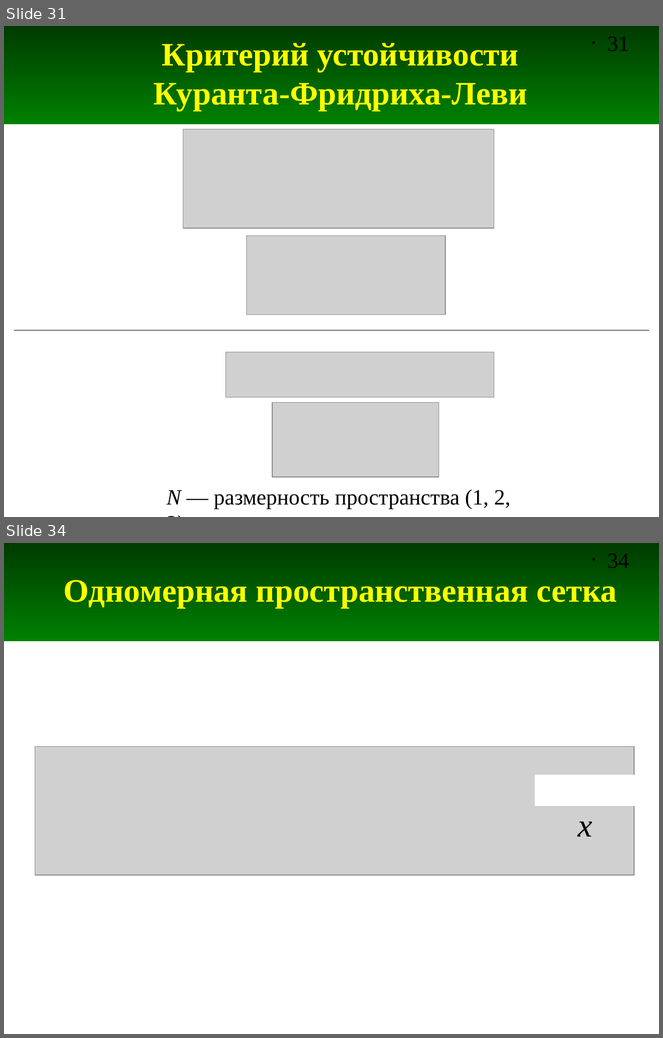
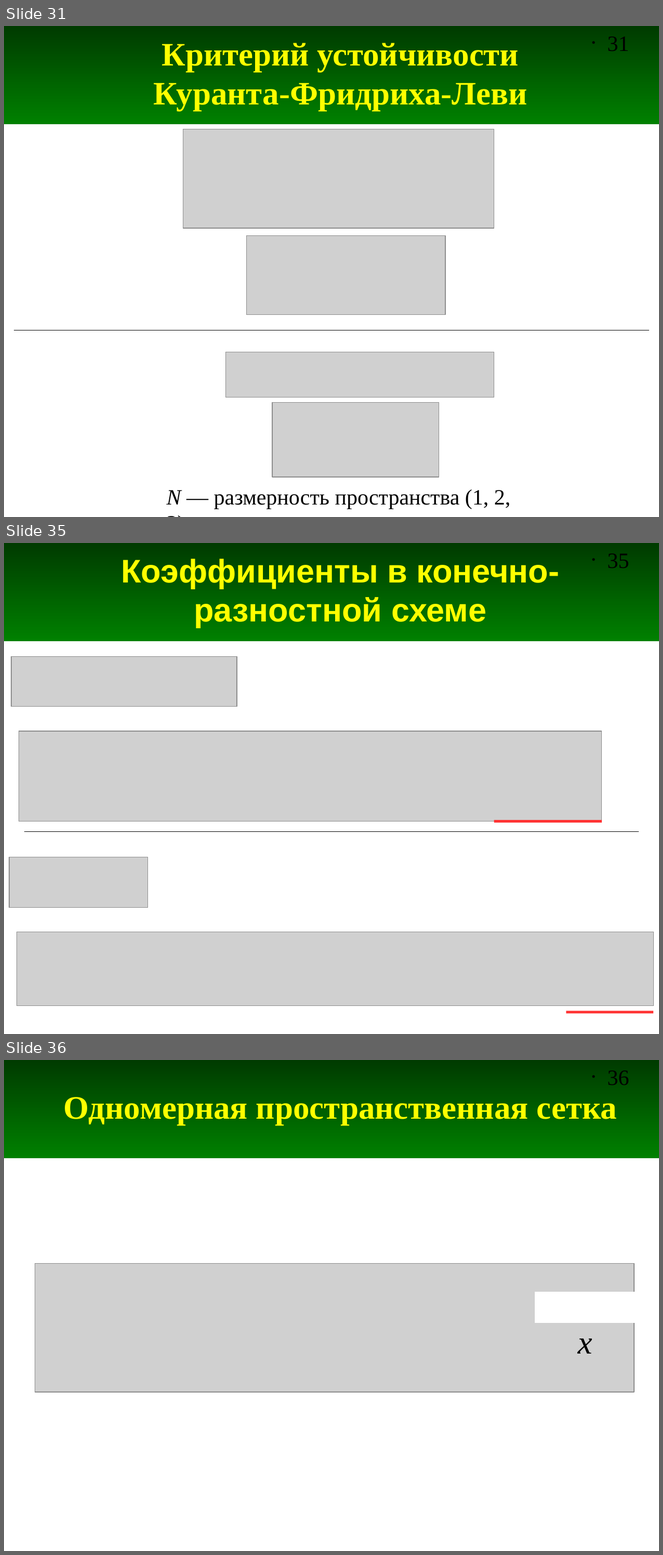
Before and after one commit to andris0147sv/modelling, a slide deck: FDTD.odp. Shown one above the other, each under a label of ours: slides 31 and 34 before the commit, slides 31, 35 and 36 after it; the slides between them are not shown. The pictures are 663x1038 and 663x1555 pixels, drawn with LibreOffice and Linux fonts; fonts in the diff are those of the drawing; grey boxes stand for pictures. Boxes give left, top, right and bottom in pixels: in the first picture for what was removed or moved away, otherwise in the second. Text is boxed around its words. In the diff, an @@ line names an element or a change of style, - is before the commit and + after.

```diff
--- a/FDTD.odp
+++ b/FDTD.odp
@@ slide 35 added at (x1=4, y1=543, x2=659, y2=1034), background #FFFFFF; not listed: 2 template elements that a slide beside it also shows @@
@@ title added at (x1=121, y1=559, x2=560, y2=628), 36 pt, text #FFFF00, bold @@
+Коэффициенты в конечно-разностной схеме
@@ picture added at (x1=11, y1=656, x2=236, y2=707) @@
@@ picture added at (x1=19, y1=731, x2=602, y2=822) @@
@@ line added from (494, 822) to (602, 822), #FF3333 2.83 pt @@
@@ line added from (24, 832) to (639, 832), #000000 0 pt @@
@@ picture added at (x1=9, y1=858, x2=148, y2=908) @@
@@ picture added at (x1=17, y1=932, x2=654, y2=1006) @@
@@ line added from (566, 1013) to (653, 1013), #FF3333 2.83 pt @@
@@ what was slide 34 is now slide 36 @@
@@ page number at (x1=608, y1=1070, x2=630, y2=1085): text changed @@
-• 34
+• 36
```
Also in this commit, not shown: 2 slides changed, 4 other slides added, 2 slides removed.
